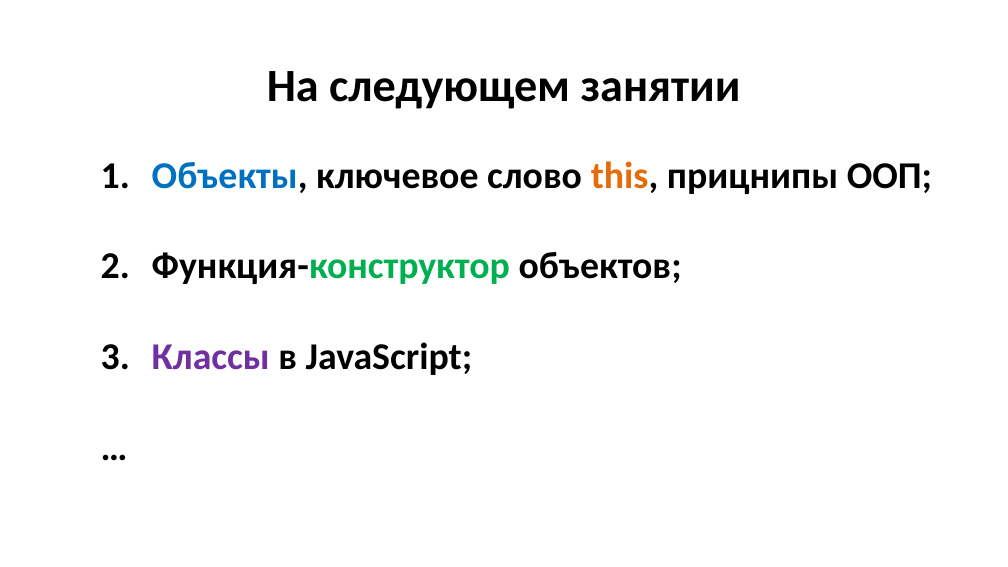
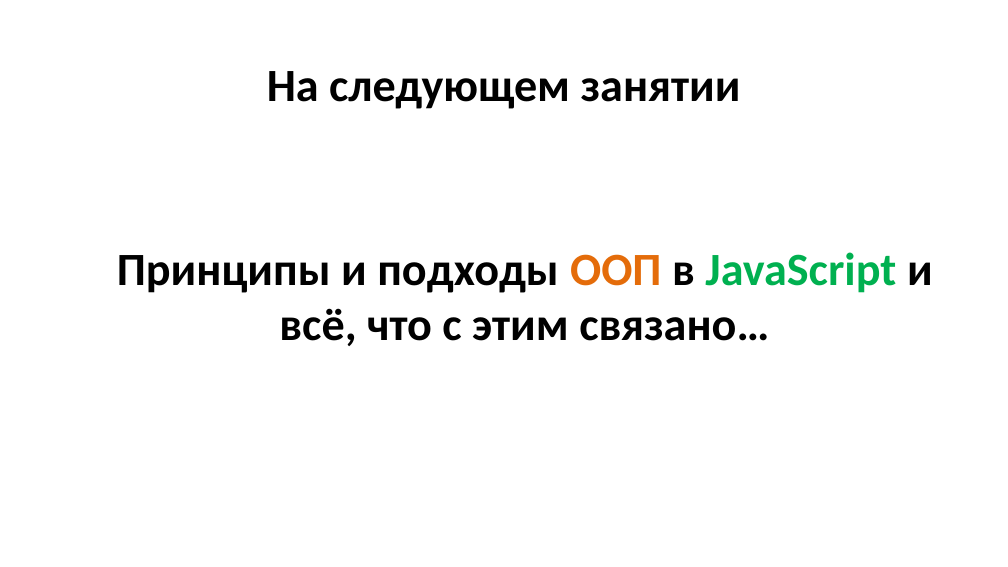
Before and after one commit to js-14-ort-dnipro/lesson02, a slide deck: slide 33 of lesson02.pptx. Drawn at 1008x567 pixels with LibreOffice and Linux fonts; fonts in the diff are those of the drawing. Boxes give left, top, right and bottom in pixels: in the first picture for what was removed or moved away, otherwise in the second. Text is boxed around its words. In the diff, an @@ line names an element or a change of style, - is before the commit and + after.

```diff
--- a/lesson02.pptx
+++ b/lesson02.pptx
@@ text at bbox=[117, 252, 933, 346]: text changed; size 36 to 44 pt @@
-1. Объекты, ключевое слово this, прицнипы ООП;
-2. Функция-конструктор объектов;
-3. Классы в JavaScript;
-…
+Принципы и подходы ООП в JavaScript и всё, что с этим связано…
```
Also in this commit, not shown: 6 other slides changed, 2 other files.
